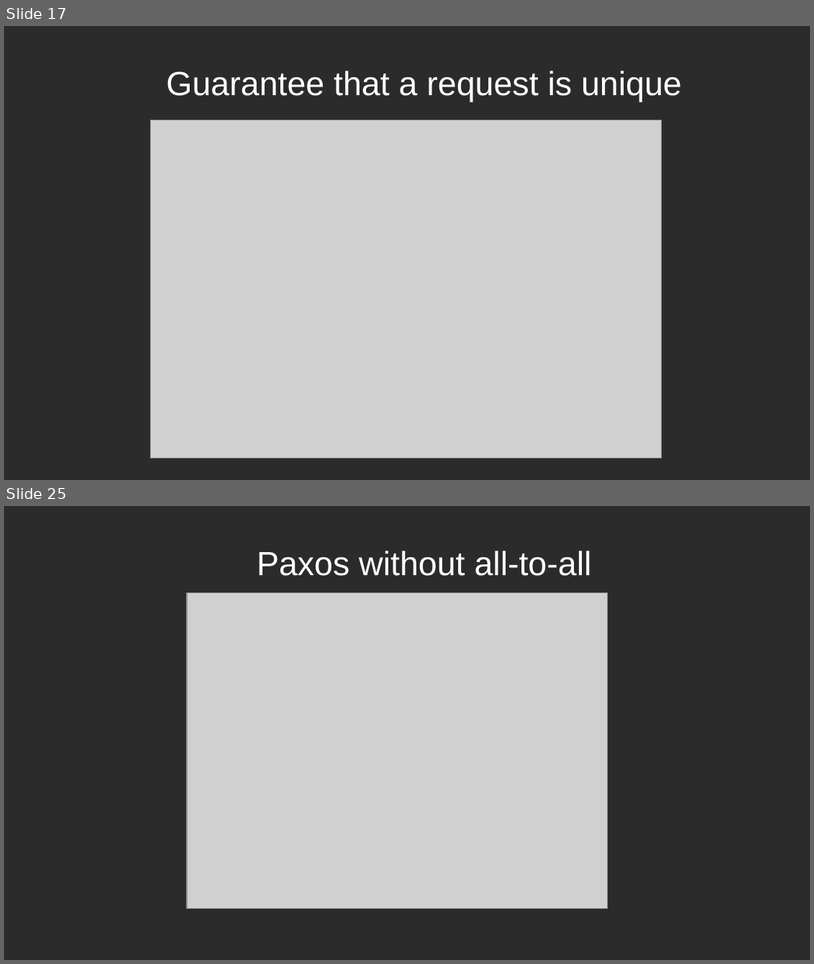
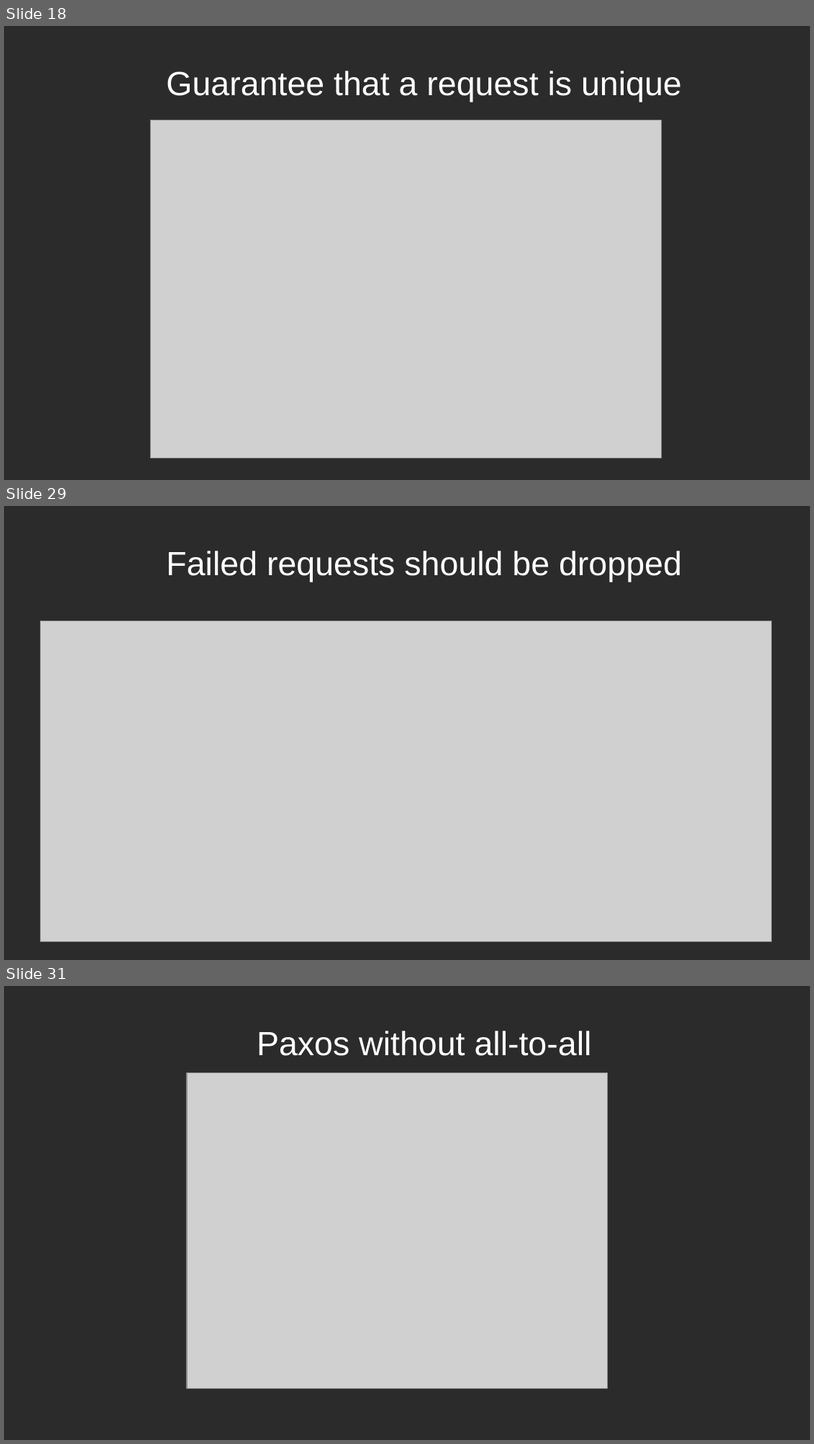
Before and after one commit to aleksander-vedvik/Master, a slide deck: notes/presentation_updated.odp. Shown one above the other, each under a label of ours: slides 17 and 25 before the commit, slides 18, 29 and 31 after it; the slides between them are not shown. The pictures are 814x964 and 814x1444 pixels, drawn with LibreOffice and Linux fonts; fonts in the diff are those of the drawing; grey boxes stand for pictures; background and template pictures are left out; a plain dark background stands for a picture behind light text. Boxes give left, top, right and bottom in pixels: in the first picture for what was removed or moved away, otherwise in the second. Text is boxed around its words. In the diff, an @@ line names an element or a change of style, - is before the commit and + after.

```diff
--- a/notes/presentation_updated.odp
+++ b/notes/presentation_updated.odp
@@ slide 29 added at (4, 506, 810, 960), background picture (left out) @@
@@ title added at (166, 551, 682, 582), 33 pt, text #FFFFFF @@
+Failed requests should be dropped
@@ picture added at (41, 621, 772, 942) @@
@@ what was slide 17 is now slide 18 @@
@@ what was slide 25 is now slide 31 @@
```
Also in this commit, not shown: 2 slides changed, 12 other slides added, 7 slides removed, 1 other file.
